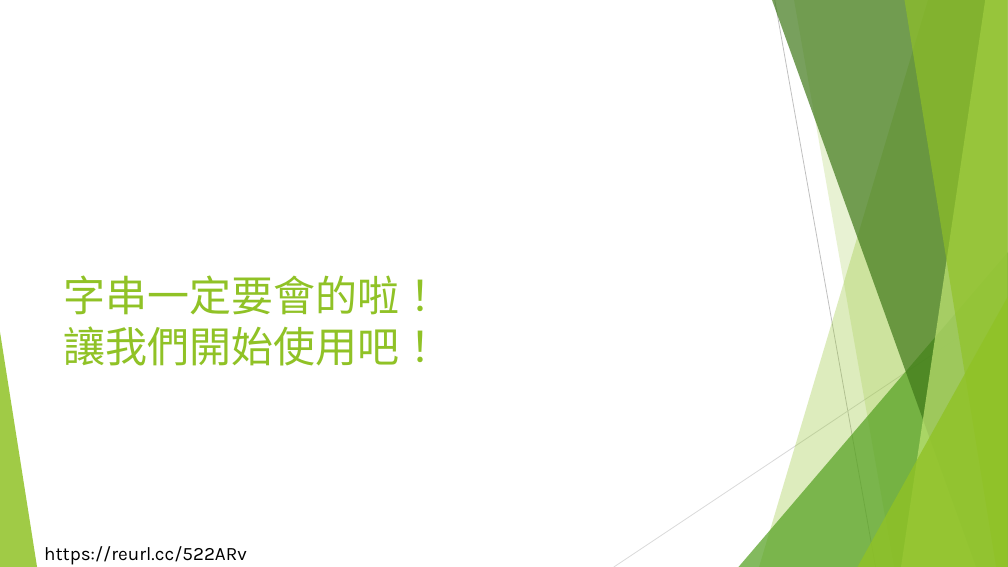
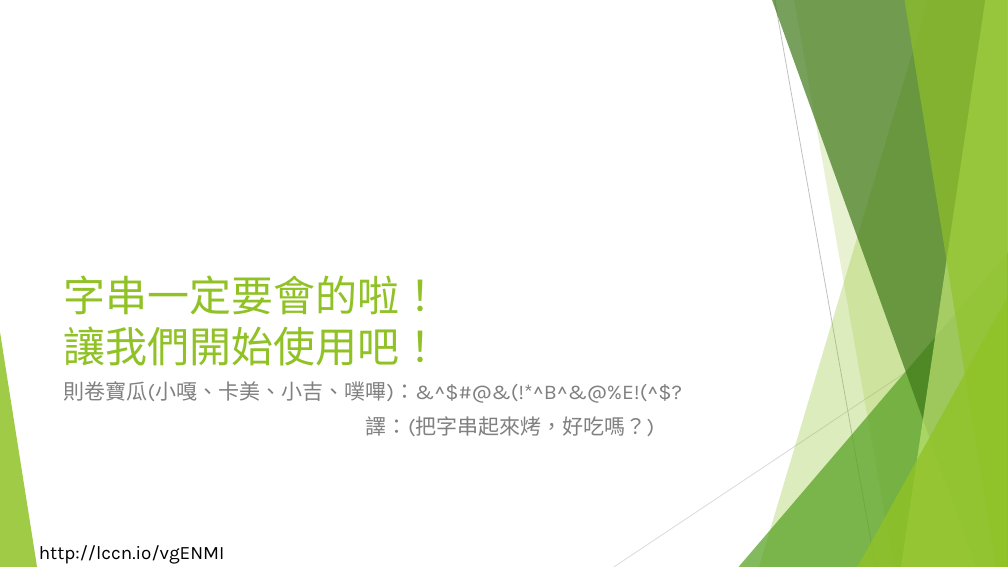
Before and after one commit to liulawsi/My_PPTs, a slide deck: slide 7 of LCC/Java/09_字串一定要會.pptx. Drawn at 1008x567 pixels with LibreOffice and Linux fonts; fonts in the diff are those of the drawing; background and template pictures are left out. Boxes give left, top, right and bottom in pixels: in the first picture for what was removed or moved away, otherwise in the second. Text is boxed around its words. In the diff, an @@ line names an element or a change of style, - is before the commit and + after.

```diff
--- a/LCC/Java/09_字串一定要會.pptx
+++ b/LCC/Java/09_字串一定要會.pptx
@@ text added at [64,381,682,436], 20 pt, text #808080 @@
+則卷寶瓜(小嘎、卡美、小吉、噗嗶)：&^$#@&(!*^B^&@%E!(^$?
+譯：(把字串起來烤，好吃嗎？)
@@ text added at [39,545,225,564], 18 pt, text #000000 @@
+http://lccn.io/vgENMI
@@ text removed at [44,546,247,565] @@
-https://reurl.cc/522ARv
```
Also in this commit, not shown: 17 other slides changed, 7 slides added, 7 other files.
